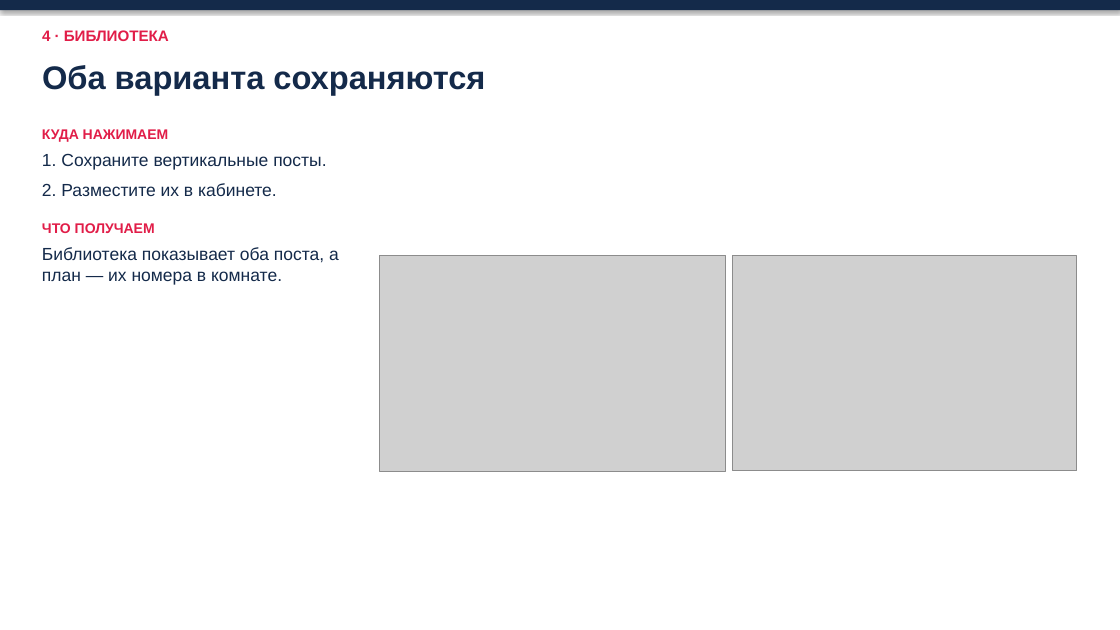
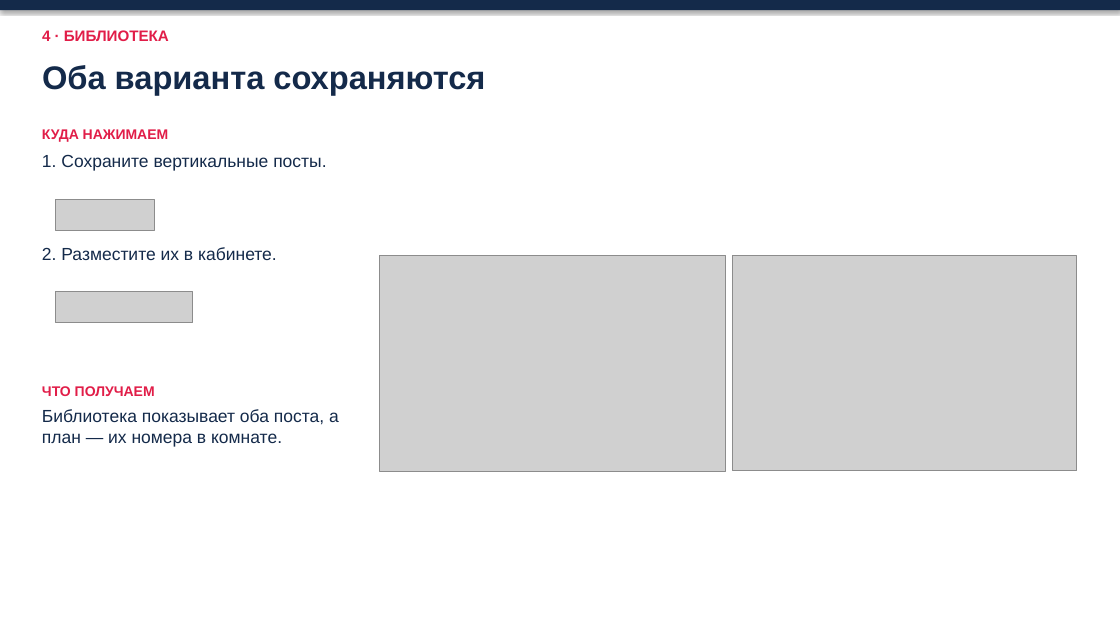
Before and after one commit to ZAVALEX174/electroPlan, a slide deck: slide 13 of docs/как-работать-в-новом-проекте-2026-11-14.pptx. Drawn at 1120x630 pixels with LibreOffice and Linux fonts; fonts in the diff are those of the drawing; grey boxes stand for pictures. Boxes give left, top, right and bottom in pixels: in the first picture for what was removed or moved away, otherwise in the second. Text is boxed around its words. In the diff, an @@ line names an element or a change of style, - is before the commit and + after.

```diff
--- a/docs/как-работать-в-новом-проекте-2026-11-14.pptx
+++ b/docs/как-работать-в-новом-проекте-2026-11-14.pptx
@@ text at <box>42,129,326,233</box>: paragraphs removed @@
-КУДА НАЖИМАЕМ
-1. Сохраните вертикальные посты.
-2. Разместите их в кабинете.
-ЧТО ПОЛУЧАЕМ
@@ picture added at <box>55,199,155,230</box> @@
@@ text added at <box>42,247,277,260</box>, 15 pt, text #142A4A @@
+2. Разместите их в кабинете.
@@ picture added at <box>55,292,193,323</box> @@
@@ text added at <box>42,386,155,396</box>, 12 pt, text #E11D48, bold @@
+ЧТО ПОЛУЧАЕМ
@@ text "Библиотека показывает оба поста, а ...": place and size @@
-text "Библиотека показывает оба поста, а ..." at <box>42,129,339,285</box>
+text "Библиотека показывает оба поста, а ..." at <box>42,409,339,447</box>
```
Also in this commit, not shown: 16 other slides changed.
